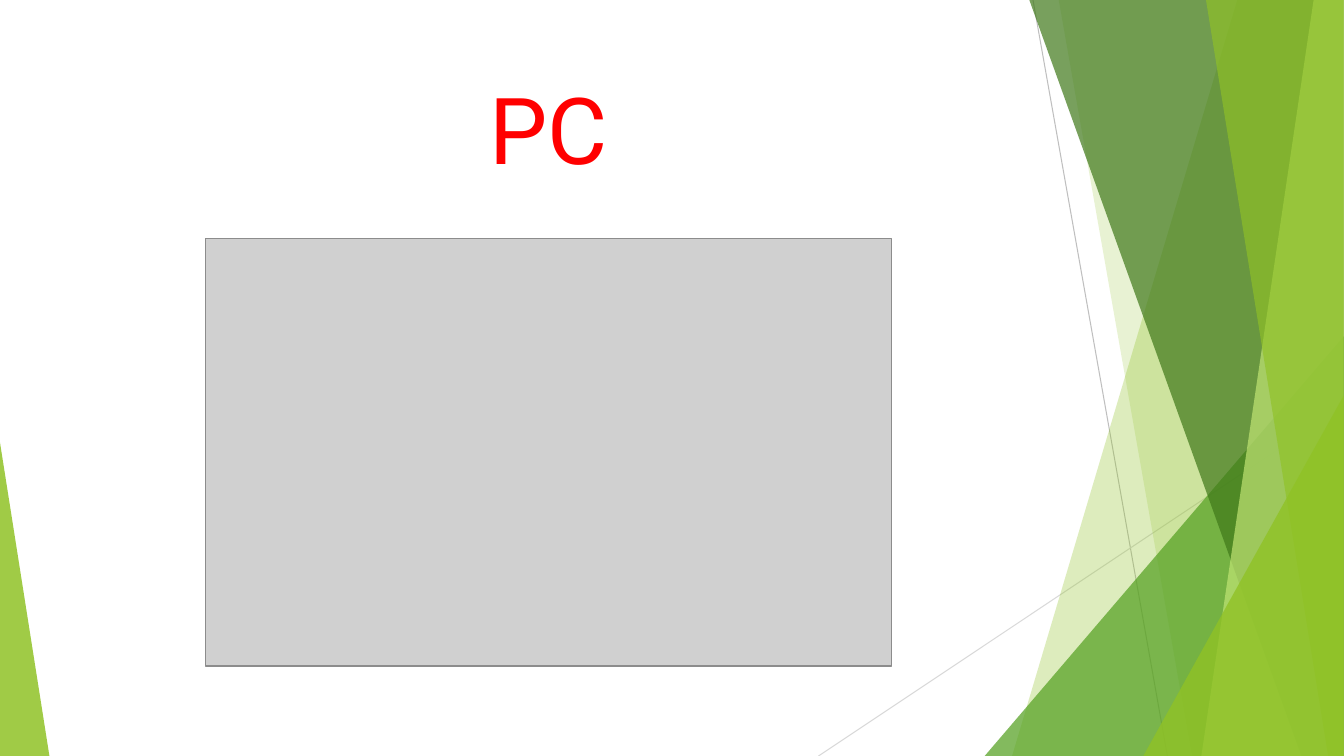
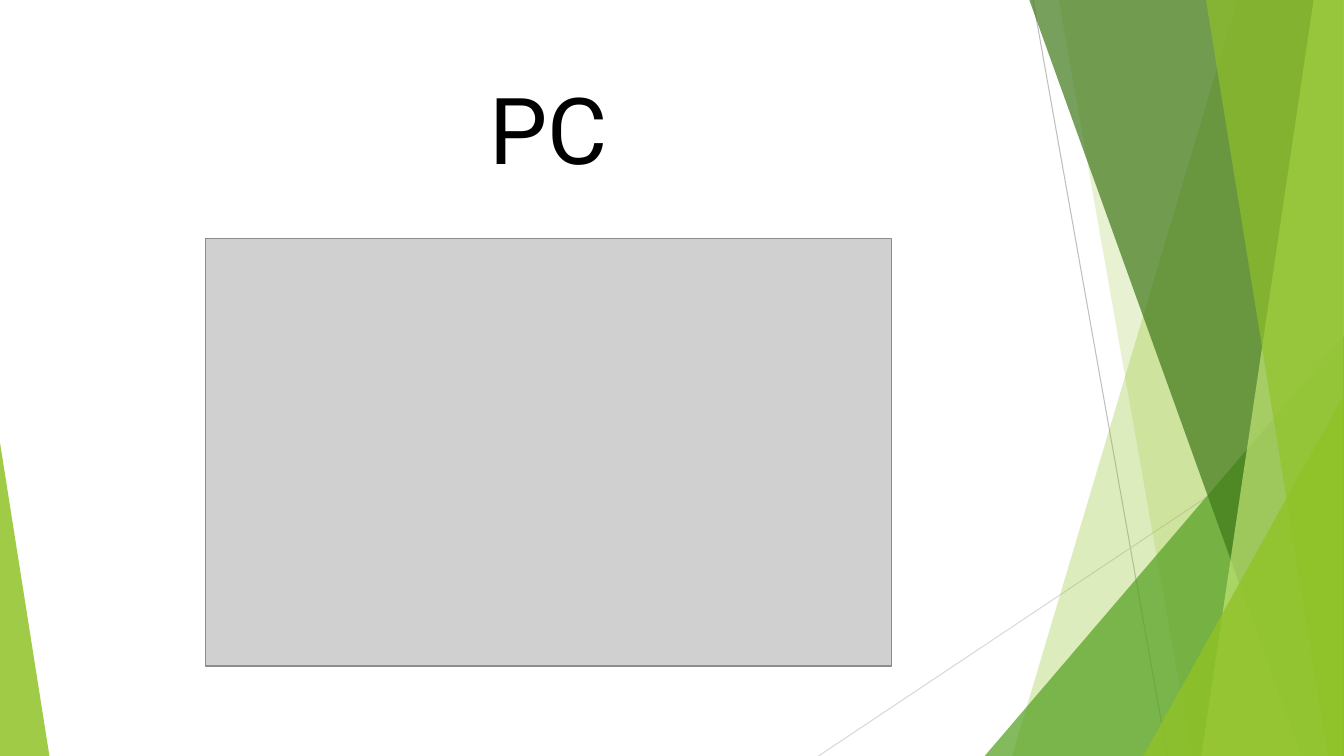
Before and after one commit to Tiinocm/ProyectoIntegrado, a slide deck: slide 10 of carles/poryecto integrado.pptx (slide 8 before the commit). Drawn at 1344x756 pixels with LibreOffice and Linux fonts; fonts in the diff are those of the drawing; grey boxes stand for pictures. Boxes give left, top, right and bottom in pixels: in the first picture for what was removed or moved away, otherwise in the second. Text is boxed around its words. In the diff, an @@ line names an element or a change of style, - is before the commit and + after.

```diff
--- a/carles/poryecto integrado.pptx
+++ b/carles/poryecto integrado.pptx
@@ title "PC" at [489,97,607,165]: text colour #FF0000 to #000000 @@
```
Also in this commit, not shown: 5 other slides changed, 7 slides added, 5 slides removed.
